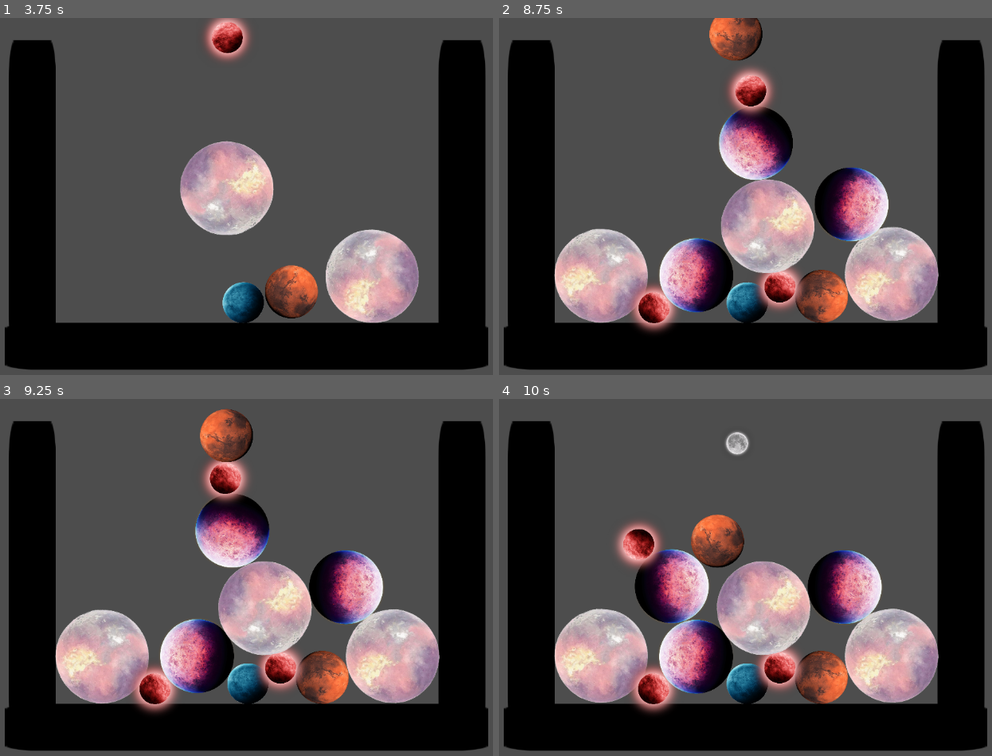
Above: before the commit, frames 1-4 (two rows, left to right).
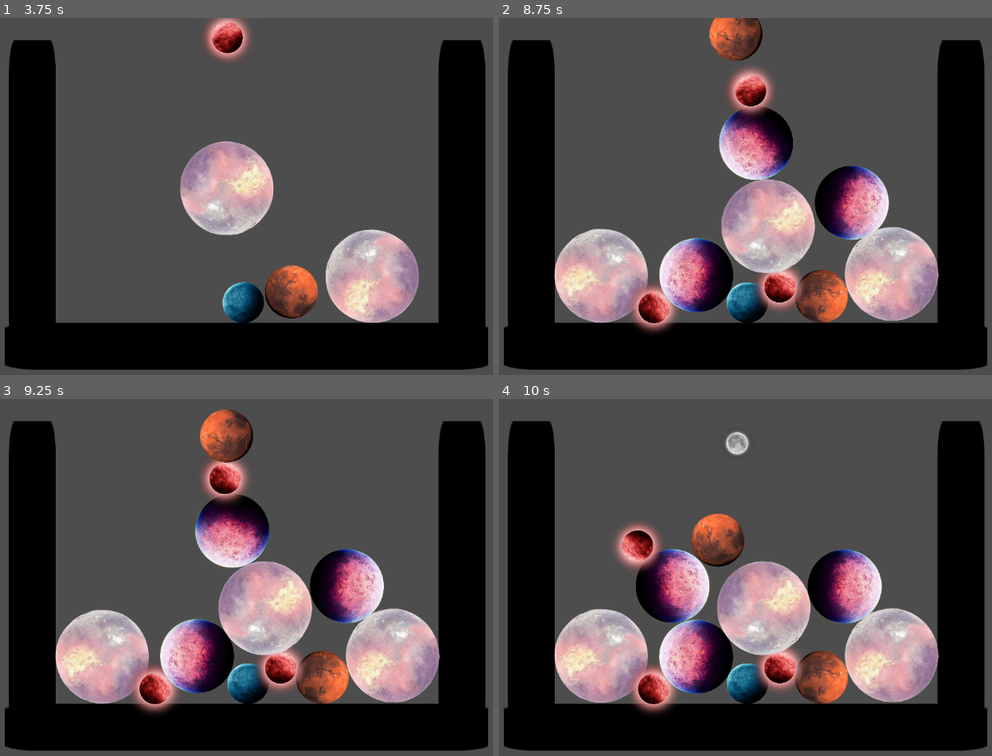
Above: after the commit, the same moments.

Repository: 6thAce/marbel-merger
Game: Godot game, scene res://main.tscn
Two runs of this game, one before a commit and one after it. Both use one fixed random seed, a clock stepped at 60 frames per second and the inputs below. The engine's default icon, where the game draws it, is replaced by a stand-in: a white triangle on a blue panel in a dark square.
Inputs (mouse positions are in pixels of both pictures, inside the frame that each line leads up to):
- Up to frame 1 (3.75 s): tap Enter at 0.5 s; move the mouse to (211, 267) at 0.52 s; hold Right (ui_right) 0.53-2.03 s; tap Space (space) every 0.75 s from 0.6 to 3.6 s; click (211, 267) at 0.67 s; move the mouse to (438, 250) at 1.27 s; move the mouse to (54, 142) at 2.02 s; hold Left (ui_left) from 2.03 s (still down); move the mouse to (276, 196) at 2.77 s; click (276, 196) at 2.92 s; move the mouse to (147, 107) at 3.52 s
- Up to frame 2 (8.75 s): move the mouse to (883, 178) at 4.27 s; release Left (ui_left) at 4.28 s; hold Right (ui_right) 4.28-8.03 s; tap Space (space) every 0.75 s from 4.35 to 8.1 s; move the mouse to (617, 214) at 5.02 s; click (617, 214) at 5.17 s; move the mouse to (809, 117) at 5.77 s; move the mouse to (710, 267) at 6.52 s; move the mouse to (937, 250) at 7.27 s; click (937, 250) at 7.42 s; move the mouse to (553, 142) at 8.02 s; hold Left (ui_left) from 8.03 s (still down)
- Up to frame 3 (9.25 s): keep holding Left (ui_left); move the mouse to (276, 577) at 8.77 s; tap Space (space) at 8.85 s
- Up to frame 4 (10 s): move the mouse to (646, 488) at 9.52 s; release Left (ui_left) at 9.53 s; hold Right (ui_right) from 9.53 s (still down); tap Space (space) at 9.6 s; click (646, 488) at 9.67 s

Frame 1 is identical in both runs. In frame 2, 0.8% of the frame differs, in the area x 44-80%, y 18-72%; in frame 3, 1.0%; in frame 4, 1.7%, in the area x 17-90%, y 32-86%.

Commit message:
merging added for more balls and fixed some issues

Diff:
--- a/ball1.tscn
+++ b/ball1.tscn
@@ -1,10 +1,13 @@
-[gd_scene load_steps=4 format=3 uid="uid://dem7sn5vpcpx0"]
+[gd_scene load_steps=5 format=3 uid="uid://dem7sn5vpcpx0"]
 
 [ext_resource type="Script" uid="uid://dit6oj3gj4vs" path="res://ball_1.gd" id="1_5jjlg"]
 [ext_resource type="Texture2D" uid="uid://iiv7wscammqe" path="res://Planet/pngwing.com (7).png" id="1_aufaw"]
 
 [sub_resource type="CircleShape2D" id="CircleShape2D_aufaw"]
 radius = 63.333332
+
+[sub_resource type="CircleShape2D" id="CircleShape2D_5jjlg"]
+radius = 26.019224
 
 [node name="ball1" type="RigidBody2D"]
 script = ExtResource("1_5jjlg")
@@ -17,4 +20,10 @@
 scale = Vector2(0.6, 0.6)
 shape = SubResource("CircleShape2D_aufaw")
 
+[node name="Area2D" type="Area2D" parent="."]
+
+[node name="CollisionShape2D" type="CollisionShape2D" parent="Area2D"]
+shape = SubResource("CircleShape2D_5jjlg")
+
 [connection signal="body_entered" from="." to="." method="_on_body_entered"]
+[connection signal="body_entered" from="Area2D" to="." method="_on_area_2d_body_entered"]
--- a/ball2.tscn
+++ b/ball2.tscn
@@ -1,10 +1,13 @@
-[gd_scene load_steps=4 format=3 uid="uid://dmh855alp8erh"]
+[gd_scene load_steps=5 format=3 uid="uid://dmh855alp8erh"]
 
 [ext_resource type="Script" uid="uid://cjkwm1m3jmpk1" path="res://ball_2.gd" id="1_cq731"]
 [ext_resource type="Texture2D" uid="uid://bm60jc41fc072" path="res://Planet/pngwing.com (3).png" id="1_rljgb"]
 
 [sub_resource type="CircleShape2D" id="CircleShape2D_qswyg"]
 radius = 65.00769
+
+[sub_resource type="CircleShape2D" id="CircleShape2D_cq731"]
+radius = 26.019224
 
 [node name="ball2" type="RigidBody2D"]
 script = ExtResource("1_cq731")
@@ -17,4 +20,10 @@
 [node name="CollisionShape2D" type="CollisionShape2D" parent="."]
 shape = SubResource("CircleShape2D_qswyg")
 
+[node name="Area2D" type="Area2D" parent="."]
+
+[node name="CollisionShape2D" type="CollisionShape2D" parent="Area2D"]
+shape = SubResource("CircleShape2D_cq731")
+
 [connection signal="body_entered" from="." to="." method="_on_body_entered"]
+[connection signal="body_entered" from="Area2D" to="." method="_on_area_2d_body_entered"]
--- a/ball3.tscn
+++ b/ball3.tscn
@@ -1,10 +1,13 @@
-[gd_scene load_steps=4 format=3 uid="uid://dlypir5dynwuy"]
+[gd_scene load_steps=5 format=3 uid="uid://dlypir5dynwuy"]
 
 [ext_resource type="Script" uid="uid://dt2vcv47rdhyw" path="res://ball_3.gd" id="1_t3t4t"]
 [ext_resource type="Texture2D" uid="uid://x63ub6f3gtn" path="res://Planet/pngwing.com (1).png" id="1_x8fbi"]
 
 [sub_resource type="CircleShape2D" id="CircleShape2D_41u45"]
 radius = 50.039986
+
+[sub_resource type="CircleShape2D" id="CircleShape2D_t3t4t"]
+radius = 26.019224
 
 [node name="ball3" type="RigidBody2D"]
 script = ExtResource("1_t3t4t")
@@ -16,4 +19,10 @@
 [node name="CollisionShape2D" type="CollisionShape2D" parent="."]
 shape = SubResource("CircleShape2D_41u45")
 
+[node name="Area2D" type="Area2D" parent="."]
+
+[node name="CollisionShape2D" type="CollisionShape2D" parent="Area2D"]
+shape = SubResource("CircleShape2D_t3t4t")
+
 [connection signal="body_entered" from="." to="." method="_on_body_entered"]
+[connection signal="body_entered" from="Area2D" to="." method="_on_area_2d_body_entered"]
--- a/ball4.tscn
+++ b/ball4.tscn
@@ -1,10 +1,13 @@
-[gd_scene load_steps=4 format=3 uid="uid://da3f7w6w23chk"]
+[gd_scene load_steps=5 format=3 uid="uid://da3f7w6w23chk"]
 
 [ext_resource type="Texture2D" uid="uid://84mi0c0k75f2" path="res://Planet/pngwing.com (2).png" id="1_5isnn"]
 [ext_resource type="Script" uid="uid://dxwna2w5nr8ow" path="res://ball_4.gd" id="1_s1pa7"]
 
 [sub_resource type="CircleShape2D" id="CircleShape2D_5isnn"]
 radius = 90.005554
+
+[sub_resource type="CircleShape2D" id="CircleShape2D_s1pa7"]
+radius = 26.019224
 
 [node name="ball4" type="RigidBody2D"]
 script = ExtResource("1_s1pa7")
@@ -16,4 +19,10 @@
 [node name="CollisionShape2D" type="CollisionShape2D" parent="."]
 shape = SubResource("CircleShape2D_5isnn")
 
+[node name="Area2D" type="Area2D" parent="."]
+
+[node name="CollisionShape2D" type="CollisionShape2D" parent="Area2D"]
+shape = SubResource("CircleShape2D_s1pa7")
+
 [connection signal="body_entered" from="." to="." method="_on_body_entered"]
+[connection signal="body_entered" from="Area2D" to="." method="_on_area_2d_body_entered"]
--- a/ball5.tscn
+++ b/ball5.tscn
@@ -1,10 +1,13 @@
-[gd_scene load_steps=4 format=3 uid="uid://b6gpitykrcbhg"]
+[gd_scene load_steps=5 format=3 uid="uid://b6gpitykrcbhg"]
 
 [ext_resource type="Script" uid="uid://b6fal4xywjmvx" path="res://ball_5.gd" id="1_8as1p"]
 [ext_resource type="Texture2D" uid="uid://btejto8hc3tdn" path="res://Planet/pngwing.com (4).png" id="1_vhg11"]
 
 [sub_resource type="CircleShape2D" id="CircleShape2D_s1pa7"]
 radius = 112.04017
+
+[sub_resource type="CircleShape2D" id="CircleShape2D_8as1p"]
+radius = 26.019224
 
 [node name="ball5" type="RigidBody2D"]
 script = ExtResource("1_8as1p")
@@ -17,4 +20,10 @@
 position = Vector2(3, -3)
 shape = SubResource("CircleShape2D_s1pa7")
 
+[node name="Area2D" type="Area2D" parent="."]
+
+[node name="CollisionShape2D" type="CollisionShape2D" parent="Area2D"]
+shape = SubResource("CircleShape2D_8as1p")
+
 [connection signal="body_entered" from="." to="." method="_on_body_entered"]
+[connection signal="body_entered" from="Area2D" to="." method="_on_area_2d_body_entered"]
